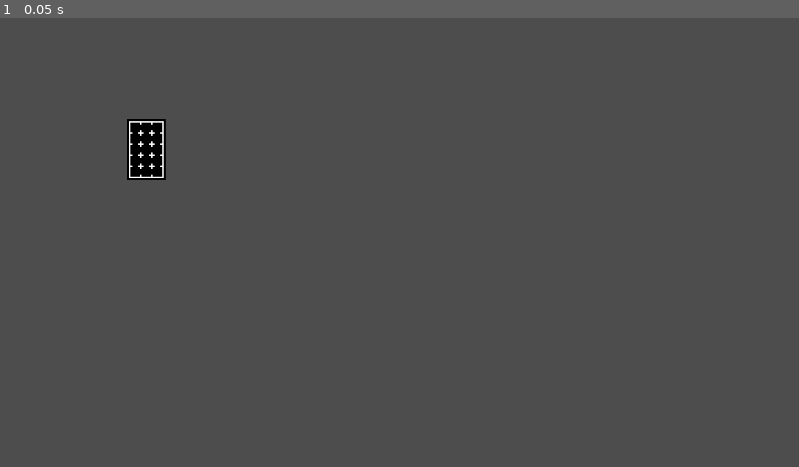
Above: before the commit, frame 1.
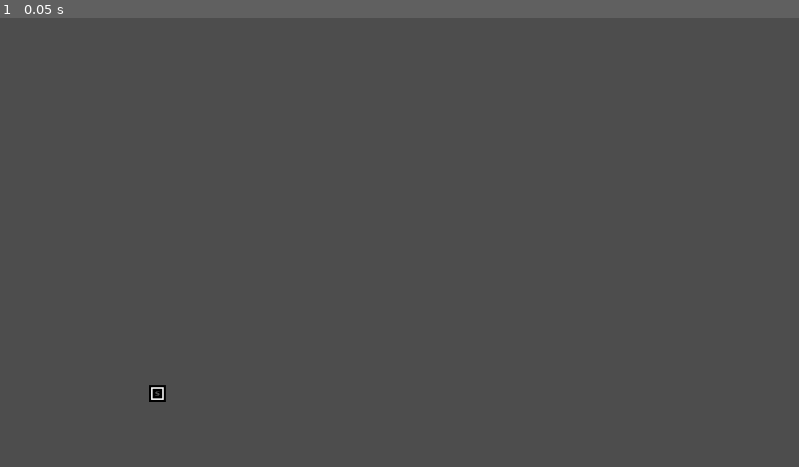
Above: after the commit, the same moment.

Repository: ionn232/Procedural-Generation-Applied-to-Metroidvania-Level-Design
Game: Godot game, scene res://scene/main_scene.tscn
The game is run twice, just before and just after one commit, with the same random seed, the same clock (stepped at 60 frames per second) and the same inputs.
Inputs:
- Up to frame 1 (0.05 s): no input

The runs differ from the first frame. In frame 1, 0.7% of the frame differs, in the area x 15-21%, y 22-86%.

Commit message:
basic map generation working - world boundaries - border parity

Diff:
--- a/class/map_generator.gd
+++ b/class/map_generator.gd
@@ -1,71 +1,43 @@
 class_name MapGenerator
 extends Node2D
 
-@export var map_size_x:int = 10
-@export var map_size_y:int = 10
-
-var rooms:Array[Array] = []
+@export var map_size_x:int = 25
+@export var map_size_y:int = 25
 
 func main_process() -> void:
-	initialize_room_data()
+	Utils.initialize_room_data(map_size_x, map_size_y)
 
 	var undefined_rooms : Array[Room] = []
+	var finished_rooms : Array[Room] = []
 
 	#initial room
 	var starting_coords:Vector2i = Vector2i(randi_range(0, map_size_x - 1), randi_range(0, map_size_y - 1))
 	var initial_room = Room.new()
-	initial_room.define_data(starting_coords, 'powerups n gates n shit')
+	initial_room.define_data(starting_coords, 'initial room;')
 	initial_room.roll_borders()
+
+
 	undefined_rooms.push_back(initial_room)
-	rooms[starting_coords.x][starting_coords.y] = initial_room
+	Utils.rooms[starting_coords.x][starting_coords.y] = initial_room
+	print('initial room')
 
 	#room generation procedure (first pass)
 	while undefined_rooms.front() != null:
 		var current_room = undefined_rooms.front()
-		#Create adjacent rooms
-		var border:Utils.border = Utils.border.UP
-		for border_type in current_room.borders:
-			if (border_type == Utils.border_type.EMPTY || border_type == Utils.border_type.LOCKED_DOOR):
-				var current_coords = current_room.grid_pos + Utils.border_to_vec2i(border)
-				if (is_in_grid(current_coords)):
+		for direction in Utils.border.values():
+			if (current_room.borders[direction] == Utils.border_type.EMPTY || current_room.borders[direction] == Utils.border_type.LOCKED_DOOR):
+				var new_coords = current_room.grid_pos + Utils.border_to_vec2i(direction)
+				if (is_in_grid(new_coords) && finished_rooms.find(Utils.rooms[new_coords.x][new_coords.y]) == -1):
 					var new_room = Room.new()
-					new_room.define_data(current_coords, 'powerups n gates n shit')
+					new_room.define_data(new_coords, 'powerups n gates n shit')
 					new_room.roll_borders()
 					undefined_rooms.push_back(new_room)
-					rooms[current_coords.x][current_coords.y] = new_room
-			border += 1
-		undefined_rooms.pop_front()
+					Utils.rooms[new_coords.x][new_coords.y] = new_room
+		finished_rooms.push_back(undefined_rooms.pop_front())
 
 	print('finished')
 
-
-#returns a set of weights in a vector4
-#func adjacent_room_weights(position:Vector2i) -> Array[float]:
-	#var room_data:Room = rooms[position.x][position.y]
-	#var room_weights: Array[float]
-	#room_weights.resize(4)
-	#
-	#var i:int = 0
-	#for element in room_data.borders:
-		#match element:
-			#Utils.border_type.EMPTY:
-				#room_weights[i] = 1.0
-				#pass
-			#Utils.border_type.WALL:
-				#room_weights[i] = 0.0
-				#pass
-			#Utils.border_type.DEATH_ZONE:
-				#room_weights[i] = 0.0
-				#pass
-			#Utils.border_type.LOCKED_DOOR:
-				#room_weights[i] = 1.0
-				#pass
-			#_:
-				#pass
-		#i += 1
-	#return room_weights
-
-#checks if a room is out of bounds, and if it is makes the adjacent room's connecting border a wall
+#checks if a position is out of bounds, and if it is makes the adjacent room's connecting border a wall
 func is_in_grid(pos:Vector2i) -> bool:
 	var off_direction:Array[Utils.border] = []
 
@@ -81,17 +53,9 @@
 	if off_direction.size() > 0:
 		for direction in off_direction:
 			var actual_room_pos = pos - Utils.border_to_vec2i(direction)
-			rooms[actual_room_pos.x][actual_room_pos.y].borders[direction] = Utils.border_type.WALL
+			Utils.rooms[actual_room_pos.x][actual_room_pos.y].borders[direction] = Utils.border_type.WALL
 		return false
 	return true
-
-func initialize_room_data():
-	rooms.resize(map_size_x)
-	for i in rooms.size():
-		var room_column:Array[Room] = []
-		room_column.resize(map_size_y)
-		room_column.fill(null)
-		rooms[i] = room_column
 
 # Called when the node enters the scene tree for the first time.
 func _ready() -> void:
--- a/class/room.gd
+++ b/class/room.gd
@@ -20,12 +20,25 @@
 	grid_pos = pos
 	self.data = data
 
-#weights must have 4 entries
+#assign a wall type to each direction. Checks map bounds. Ensures parity with adjacent, existing rooms.
 func roll_borders():
-	for direction in Utils.border:
-		var value = Utils.border[direction]
-		#replace behaviour
-		if (value == Utils.border.UP || value==Utils.border.LEFT):
-			borders[value] = Utils.border_type.EMPTY;
+	for direction in Utils.border.values():
+		var direction_vec = Utils.border_to_vec2i(direction)
+		var adjacent_pos = grid_pos + direction_vec
+
+		if (!Utils.is_pos_inside_map(adjacent_pos)):
+			borders[direction] = Utils.border_type.WALL
 		else:
-			borders[value] = Utils.border_type.WALL;
+			var adjacent_room = Utils.rooms[adjacent_pos.x][adjacent_pos.y]
+			if (adjacent_room):
+				var adjacent_border = adjacent_room.borders[Utils.opposite_direction(direction)]
+				borders[direction] = adjacent_border
+			#TODO: change behaviour
+			else:
+				var roll = randf()
+				if roll < 0.6:
+					borders[direction] = Utils.border_type.WALL
+				elif roll < 0.75:
+					borders[direction] = Utils.border_type.LOCKED_DOOR
+				else:
+					borders[direction] = Utils.border_type.EMPTY
--- a/resources/utils.gd
+++ b/resources/utils.gd
@@ -1,5 +1,9 @@
 class_name Utils
 extends Resource
+
+static var rooms:Array[Array] = []
+static var map_size_x:int
+static var map_size_y:int
 
 enum border_type {
 	EMPTY = 0,
@@ -25,4 +29,38 @@
 			return Vector2i(-1,0)
 		border.RIGHT:
 			return Vector2i(1,0)
+	print('❌ ERROR converting direction to vec2i')
 	return Vector2i(-5, -5)
+
+static func opposite_direction(direction:border) -> border:
+	match direction:
+		border.UP:
+			return border.DOWN
+		border.DOWN:
+			return border.UP
+		border.LEFT:
+			return border.RIGHT
+		_:
+			return border.LEFT
+
+
+static func initialize_room_data(size_x:int, size_y:int):
+	map_size_x = size_x
+	map_size_y = size_y
+	rooms.resize(map_size_x)
+	for i in rooms.size():
+		var room_column:Array[Room] = []
+		room_column.resize(map_size_y)
+		room_column.fill(null)
+		rooms[i] = room_column
+
+static func is_pos_inside_map(pos:Vector2i) -> bool:
+	if (pos.x >= map_size_x):
+		return false
+	elif (pos.y >= map_size_y):
+		return false
+	elif (pos.x < 0):
+		return false
+	elif (pos.y < 0):
+		return false
+	return true
--- a/scene/layout_display.gd
+++ b/scene/layout_display.gd
@@ -6,6 +6,7 @@
 @export var generator: MapGenerator
 
 const empty_atlas = Vector2i(4, 2)
+const start_atlas = Vector2i(3, 4)
 const gate_Y_atlas = Vector2i(1,3)
 const gate_X_atlas = Vector2i(2,3)
 
@@ -17,14 +18,18 @@
 # Called every frame. 'delta' is the elapsed time since the previous frame.
 func _process(delta: float) -> void:
 	tilemap.clear()
-	var rooms = generator.rooms #horribly unoptimized
-	#var empty_cell = tileset.get_
+	var rooms = Utils.rooms
 	for column in rooms:
-		for room in column:
+		for room:Room in column:
 			if room != null:
 				var current_tilemap_pos:Vector2i = room.grid_pos*2
 				var neighbours = get_adjacent_cells(current_tilemap_pos)
-				tilemap.set_cell(current_tilemap_pos, 0, empty_atlas)
+				#room content
+				if room.data.contains("initial room"):
+					tilemap.set_cell(current_tilemap_pos, 0, start_atlas)
+				else:
+					tilemap.set_cell(current_tilemap_pos, 0, empty_atlas)
+				#room neighbours
 				tilemap.set_cells_terrain_connect(neighbours, 0, 0)
 				var border:Utils.border = Utils.border.UP
 				for border_type in room.borders:
@@ -34,7 +39,7 @@
 							tilemap.set_cell(border_pos, 0, empty_atlas)
 							pass
 						Utils.border_type.LOCKED_DOOR:
-							tilemap.set_cell(border_pos, 0, gate_Y_atlas if border<=2 else gate_X_atlas)
+							tilemap.set_cell(border_pos, 0, gate_Y_atlas if border == Utils.border.UP || border == Utils.border.DOWN else gate_X_atlas)
 							pass
 						_:
 							pass
